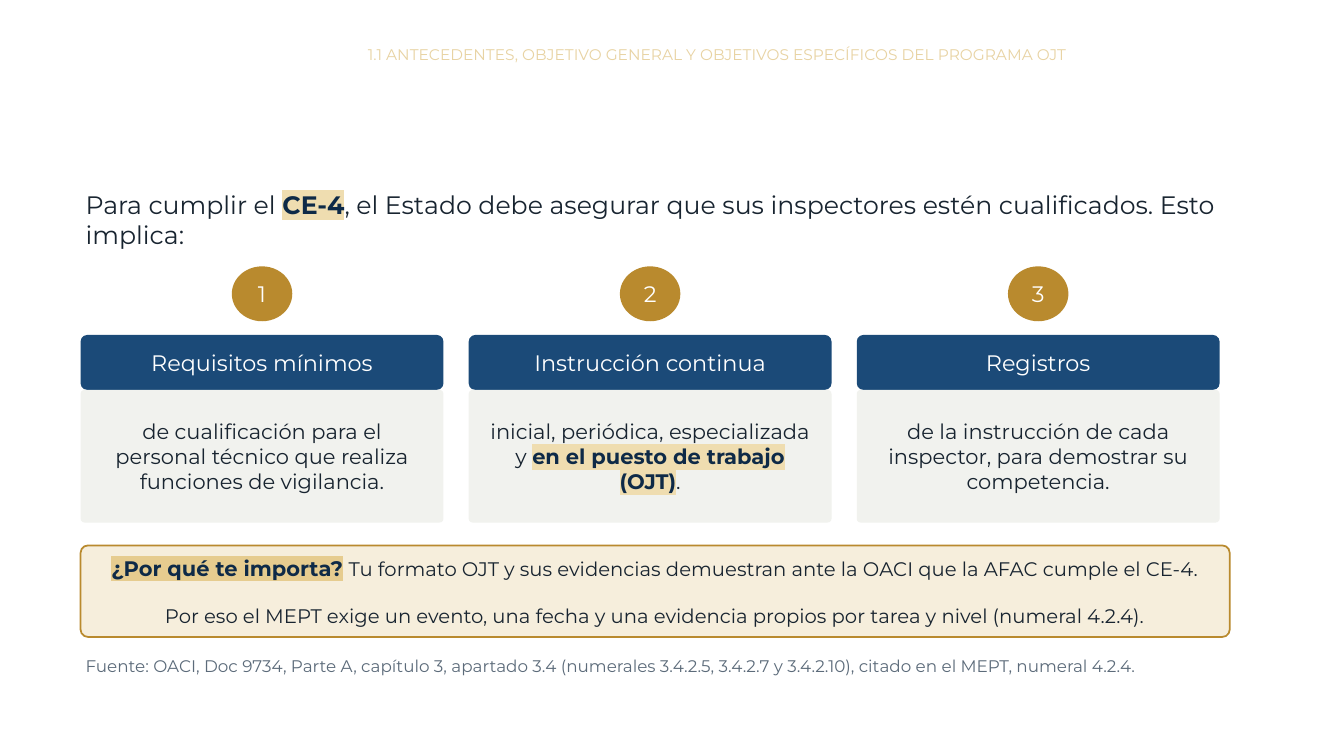
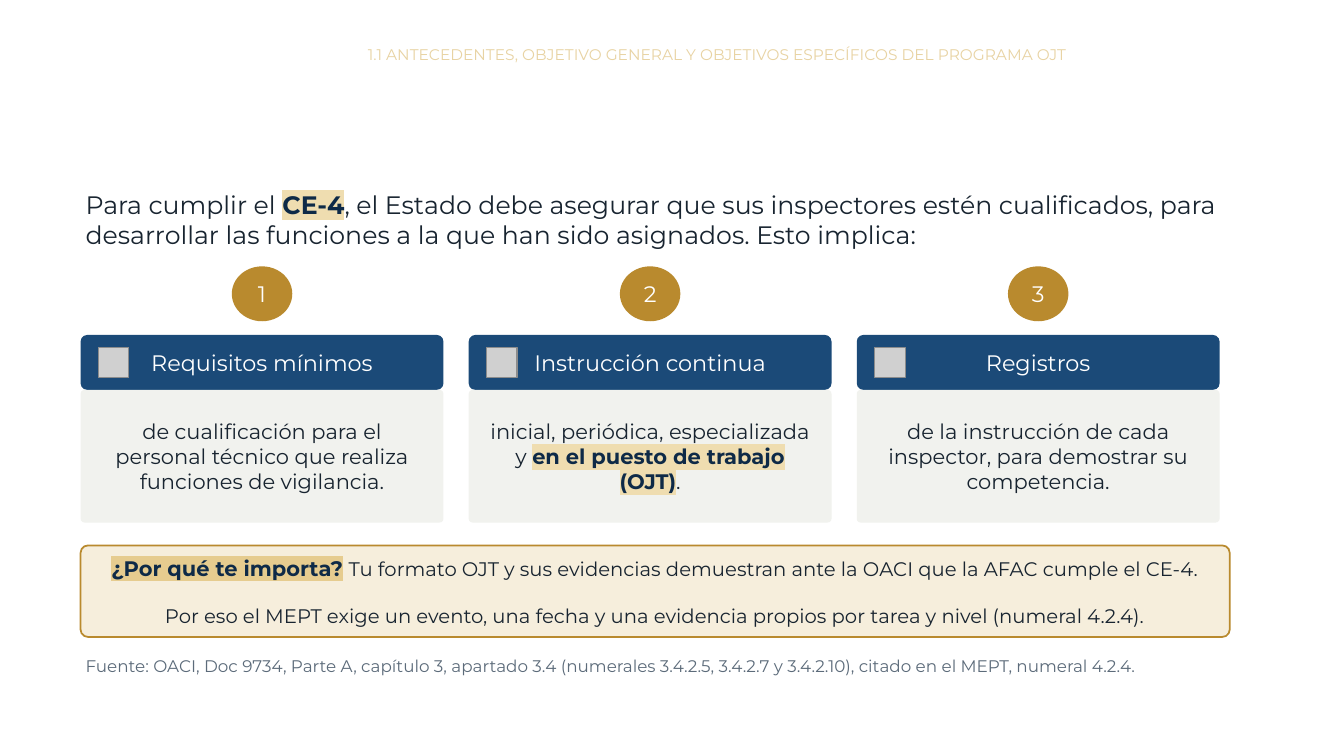
Before and after one commit to CIAAC-Capacitacion/Curso_MEPT_OJT, a slide deck: slide 10 of modulo1.pptx (slide 8 before the commit). Drawn at 1344x756 pixels with LibreOffice and Linux fonts; fonts in the diff are those of the drawing; grey boxes stand for pictures; background and template pictures are left out. Boxes give left, top, right and bottom in pixels: in the first picture for what was removed or moved away, otherwise in the second. Text is boxed around its words. In the diff, an @@ line names an element or a change of style, - is before the commit and + after.

```diff
--- a/modulo1.pptx
+++ b/modulo1.pptx
@@ text at (x1=86, y1=189, x2=1216, y2=249): text changed @@
-Para cumplir el CE-4, el Estado debe asegurar que sus inspectores estén cualificados. Esto implica:
+Para cumplir el CE-4, el Estado debe asegurar que sus inspectores estén cualificados, para desarrollar las funciones a la que han sido asignados. Esto implica:
@@ picture added at (x1=99, y1=348, x2=129, y2=378) @@
@@ picture added at (x1=487, y1=348, x2=517, y2=378) @@
@@ picture added at (x1=875, y1=348, x2=905, y2=378) @@
```
Also in this commit, not shown: 15 other slides changed, 3 slides added, 5 other files.
